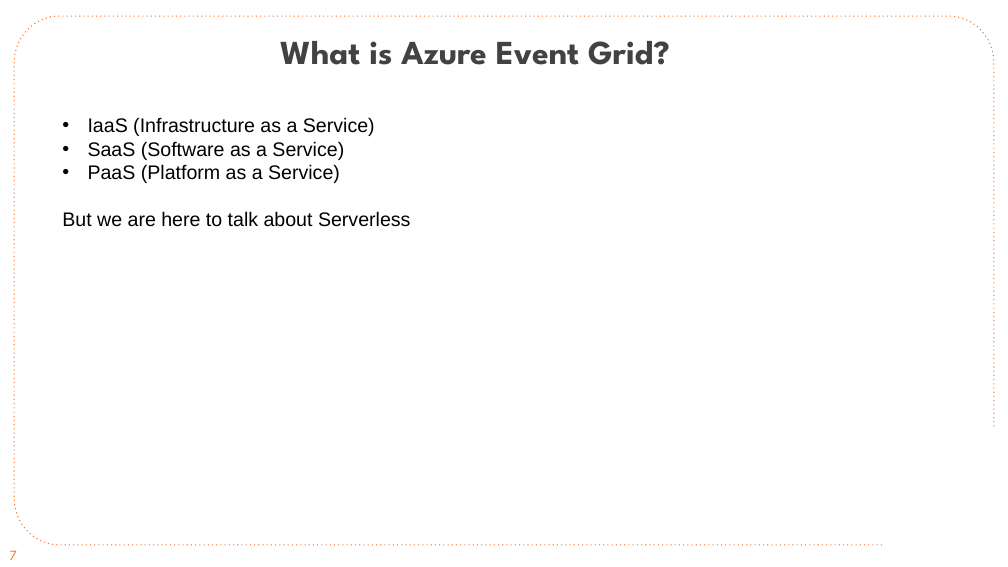
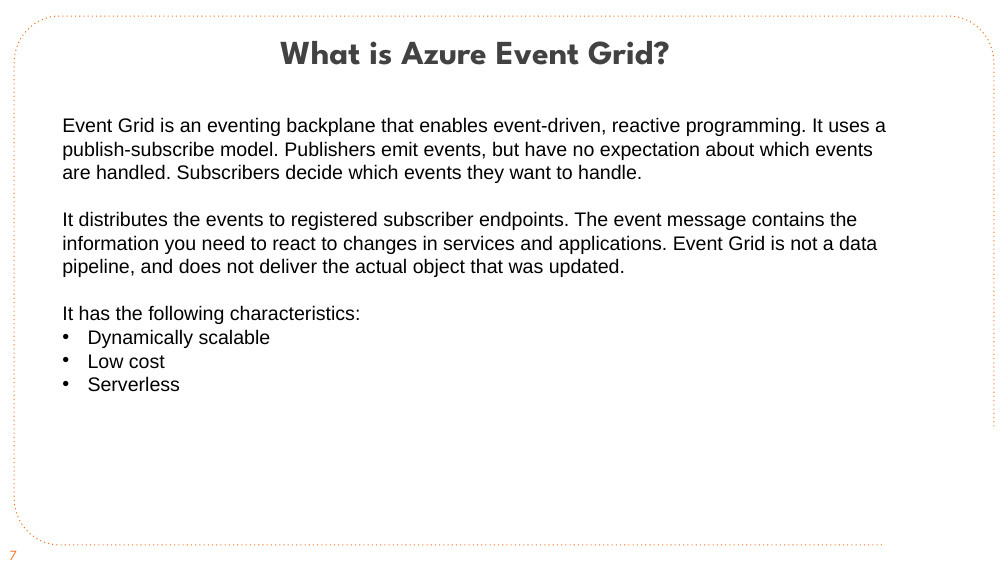
Before and after one commit to CloudSpecOps/Serverless-Architectures-with-Azure, a slide deck: slide 7 of Session Presentation/Azure-Serverless-Architecture-Session-Day-2.pptx. Drawn at 1008x567 pixels with LibreOffice and Linux fonts; fonts in the diff are those of the drawing; background and template pictures are left out. Boxes give left, top, right and bottom in pixels: in the first picture for what was removed or moved away, otherwise in the second. Text is boxed around its words. In the diff, an @@ line names an element or a change of style, - is before the commit and + after.

```diff
--- a/Session Presentation/Azure-Serverless-Architecture-Session-Day-2.pptx
+++ b/Session Presentation/Azure-Serverless-Architecture-Session-Day-2.pptx
@@ text at (62, 117, 886, 392): text changed @@
-• IaaS (Infrastructure as a Service)
-• SaaS (Software as a Service)
-• PaaS (Platform as a Service)
-But we are here to talk about Serverless
+Event Grid is an eventing backplane that enables event-driven, reactive programming. It uses a publish-subscribe model. Publishers emit events, but have no expectation about which events are handled. Subscribers decide which events they want to handle.
+It distributes the events to registered subscriber endpoints. The event message contains the information you need to react to changes in services and applications. Event Grid is not a data pipeline, and does not deliver the actual object that was updated.
+It has the following characteristics:
+  • Dynamically scalable
+  • Low cost
+  • Serverless
```
